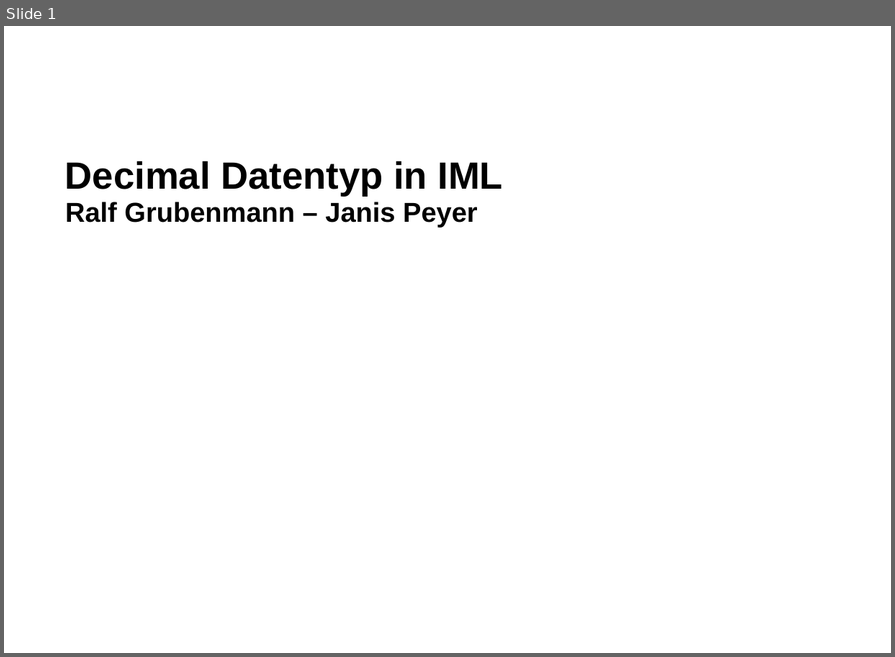
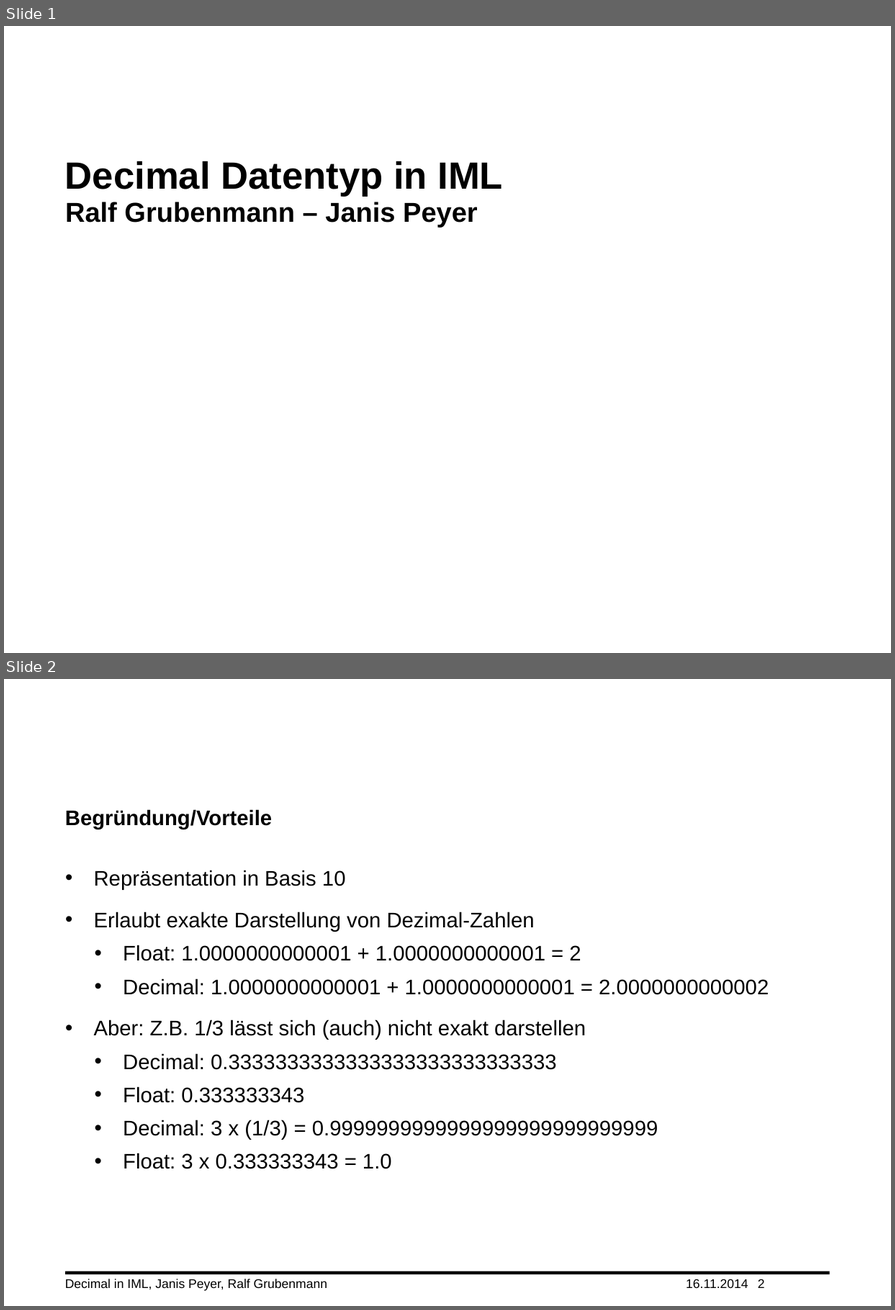
Before and after one commit to TheJP/cpib, a slide deck: Documents/Decimal Datentyp in IML.pptx. Shown one above the other, each under a label of ours: slide 1 before the commit, slides 1 and 2 after it. The pictures are 895x657 and 895x1310 pixels, drawn with LibreOffice and Linux fonts; fonts in the diff are those of the drawing; background and template pictures are left out. Boxes give left, top, right and bottom in pixels: in the first picture for what was removed or moved away, otherwise in the second. Text is boxed around its words. In the diff, an @@ line names an element or a change of style, - is before the commit and + after.

```diff
--- a/Documents/Decimal Datentyp in IML.pptx
+++ b/Documents/Decimal Datentyp in IML.pptx
@@ slide 2 added at bbox=[4, 679, 891, 1306], background #FFFFFF @@
@@ title added at bbox=[65, 809, 272, 829], 20 pt, text #000000, bold @@
+Begründung/Vorteile
@@ text added at bbox=[94, 870, 769, 1169], 20 pt, text #000000 @@
+• Repräsentation in Basis 10
+• Erlaubt exakte Darstellung von Dezimal-Zahlen
+  • Float: 1.0000000000001 + 1.0000000000001 = 2
+  • Decimal: 1.0000000000001 + 1.0000000000001 = 2.0000000000002
+• Aber: Z.B. 1/3 lässt sich (auch) nicht exakt darstellen
+  • Decimal: 0.3333333333333333333333333333
+  • Float: 0.333333343
+  • Decimal: 3 x (1/3) = 0.9999999999999999999999999999
+  • Float: 3 x 0.333333343 = 1.0
@@ line added from (65, 1273) to (830, 1273), #000000 3 pt @@
@@ text added at bbox=[65, 1279, 327, 1291], 12 pt, text #000000 @@
+Decimal in IML, Janis Peyer, Ralf Grubenmann
@@ text added at bbox=[686, 1279, 748, 1288], 12 pt, text #000000 @@
+16.11.2014
@@ page number added at bbox=[758, 1279, 765, 1288], 12 pt, text #000000 @@
+2
```
Also in this commit, not shown: 7 slides changed.
